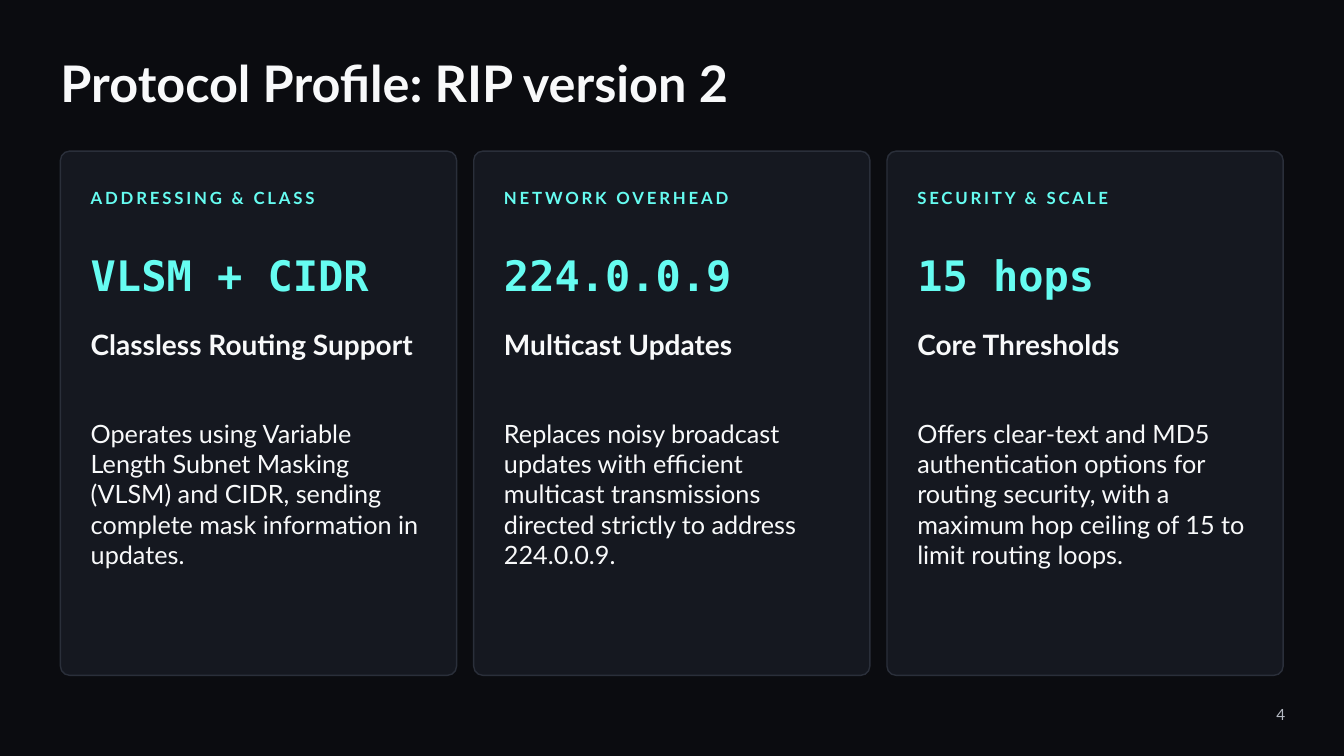
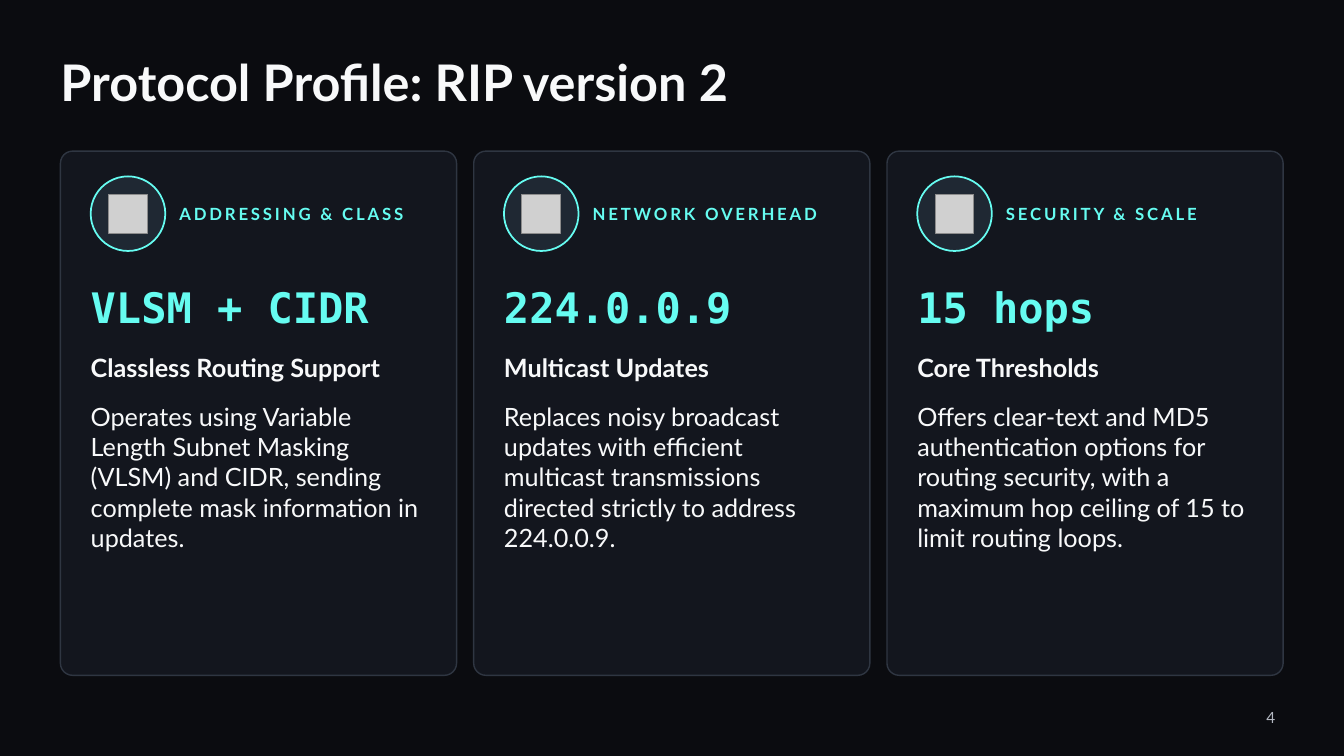
Before and after one commit to ShreeyaBhatt/Distance_Vector_Routing_Packet_Tracer, a slide deck: slide 4 of Distance_Vector_Routing.pptx. Drawn at 1344x756 pixels with LibreOffice and Linux fonts; fonts in the diff are those of the drawing; grey boxes stand for pictures; background and template pictures are left out. Boxes give left, top, right and bottom in pixels: in the first picture for what was removed or moved away, otherwise in the second. Text is boxed around its words. In the diff, an @@ line names an element or a change of style, - is before the commit and + after.

Commit message:
Modernize the deck design
Add toned photos, an editable network diagram, icons, a terminal view of
the routing table and a worked Bellman-Ford example to the Obsidian deck.

```diff
--- a/Distance_Vector_Routing.pptx
+++ b/Distance_Vector_Routing.pptx
@@ ellipse added at box(91, 176, 165, 251), fill #1F2833, outline #66FCF1 1.25 pt @@
@@ ellipse added at box(504, 176, 579, 251), fill #1F2833, outline #66FCF1 1.25 pt @@
@@ fill #151820 to #151820 at 88% opacity; outline #2A2F3A 1 pt to #2F3642 1 pt; proportions changed in 3 elements at box(60, 151, 457, 676), box(474, 151, 870, 676), box(887, 151, 1284, 676) @@
@@ ellipse added at box(918, 176, 992, 251), fill #1F2833, outline #66FCF1 1.25 pt @@
@@ picture added at box(109, 195, 147, 233) @@
@@ text "ADDRESSING & CLASS": place and size @@
-text "ADDRESSING & CLASS" at box(91, 191, 315, 204)
+text "ADDRESSING & CLASS" at box(179, 207, 403, 220)
@@ picture added at box(522, 195, 561, 233) @@
@@ text "NETWORK OVERHEAD": place and size @@
-text "NETWORK OVERHEAD" at box(504, 191, 728, 204)
+text "NETWORK OVERHEAD" at box(593, 207, 817, 220)
@@ picture added at box(936, 195, 974, 233) @@
@@ text "SECURITY & SCALE": place and size @@
-text "SECURITY & SCALE" at box(917, 191, 1109, 204)
+text "SECURITY & SCALE" at box(1006, 207, 1197, 220)
@@ text "VLSM + CIDR": place and size @@
-text "VLSM + CIDR" at box(91, 260, 369, 292)
+text "VLSM + CIDR" at box(91, 292, 369, 324)
@@ text "224.0.0.9": place and size @@
-text "224.0.0.9" at box(504, 260, 731, 292)
+text "224.0.0.9" at box(504, 292, 731, 324)
@@ text "15 hops": place and size @@
-text "15 hops" at box(917, 259, 1094, 300)
+text "15 hops" at box(917, 291, 1094, 332)
@@ text "Classless Routing Support": place and size @@
-text "Classless Routing Support" at box(91, 334, 413, 360)
+text "Classless Routing Support" at box(91, 358, 380, 382)
@@ text "Multicast Updates": place and size @@
-text "Multicast Updates" at box(504, 334, 732, 360)
+text "Multicast Updates" at box(504, 358, 709, 382)
@@ size 20 to 18 pt; vertical alignment top to middle in 3 elements at box(91, 358, 380, 382), box(504, 358, 709, 382), box(917, 358, 1099, 378) @@
@@ text "Core Thresholds": place and size @@
-text "Core Thresholds" at box(917, 334, 1120, 356)
+text "Core Thresholds" at box(917, 358, 1099, 378)
@@ text "Operates using Variable Length Subnet ...": place and size @@
-text "Operates using Variable Length Subnet ..." at box(91, 424, 418, 569)
+text "Operates using Variable Length Subnet ..." at box(91, 407, 418, 551)
@@ text "Replaces noisy broadcast updates with ...": place and size @@
-text "Replaces noisy broadcast updates with ..." at box(504, 424, 796, 564)
+text "Replaces noisy broadcast updates with ..." at box(504, 407, 796, 547)
@@ text "Offers clear-text and MD5 authentication ...": place and size @@
-text "Offers clear-text and MD5 authentication ..." at box(917, 424, 1244, 569)
+text "Offers clear-text and MD5 authentication ..." at box(917, 407, 1244, 551)
@@ page number: place and size @@
-page number at box(1276, 709, 1285, 720)
+page number at box(1266, 712, 1275, 723)
```
Also in this commit, not shown: 6 other slides changed.
